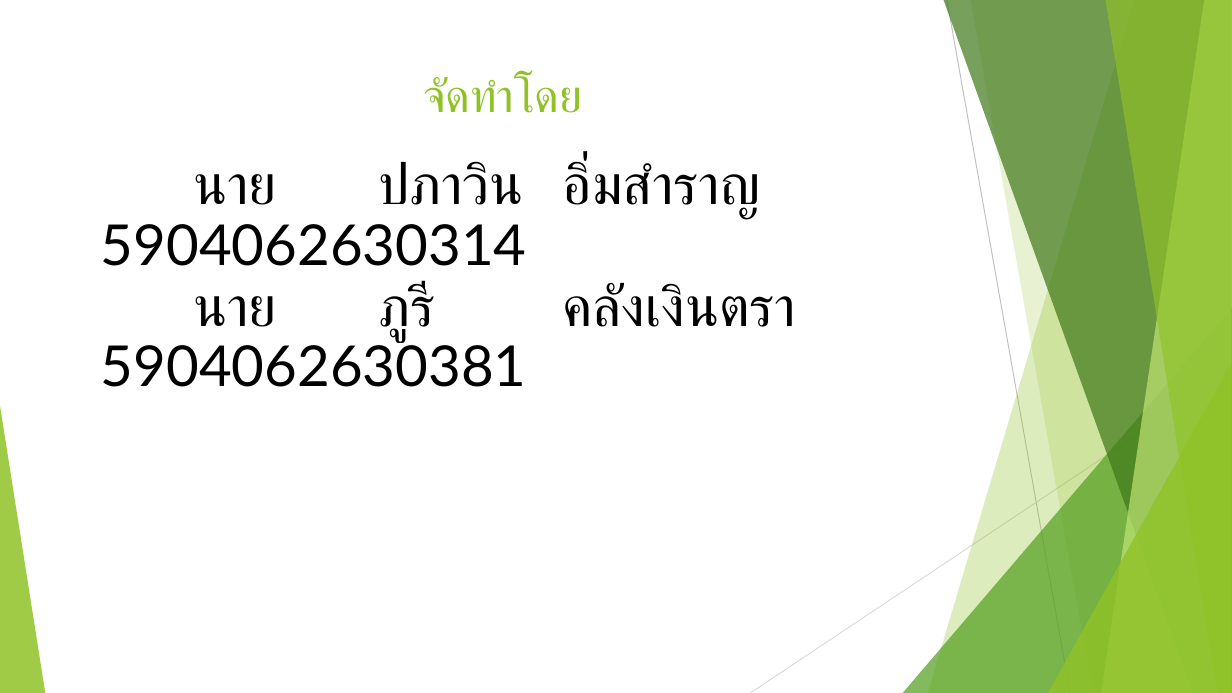
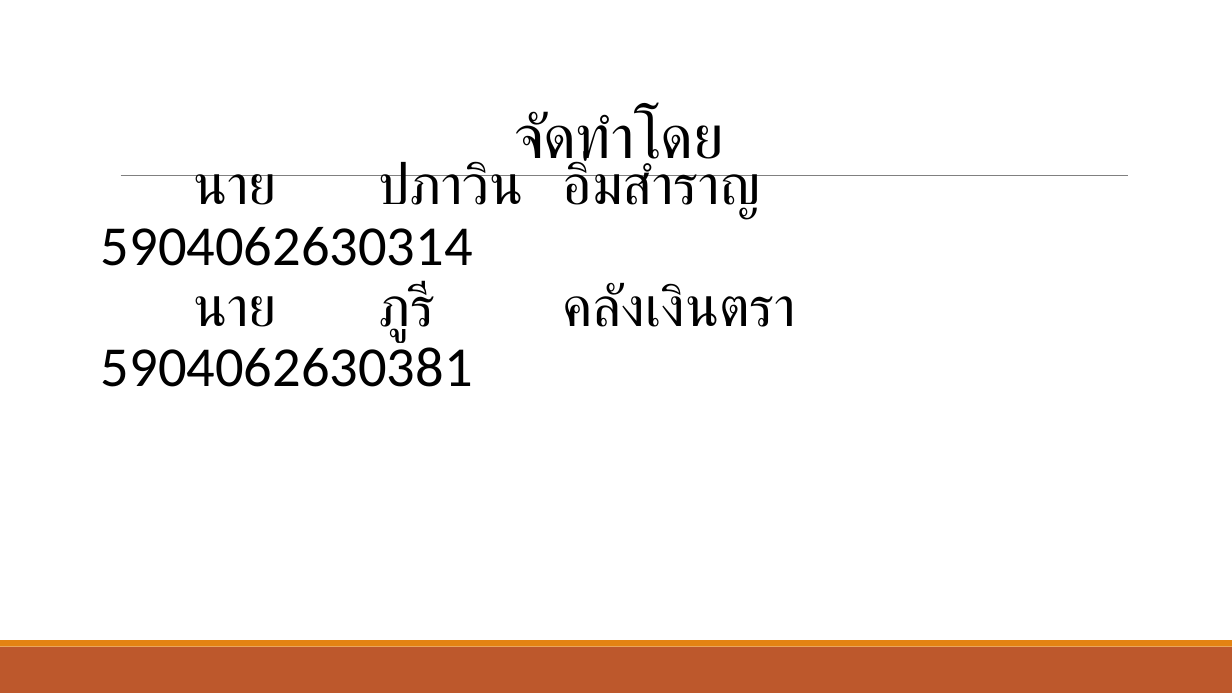
Before and after one commit to entenxl123/New, a slide deck: slide 2 of PROJECT.pptx. Drawn at 1232x693 pixels with LibreOffice and Linux fonts; fonts in the diff are those of the drawing. Boxes give left, top, right and bottom in pixels: in the first picture for what was removed or moved away, otherwise in the second. Text is boxed around its words. In the diff, an @@ line names an element or a change of style, - is before the commit and + after.

```diff
--- a/PROJECT.pptx
+++ b/PROJECT.pptx
@@ title "จัดทำโดย": place and size @@
-title "จัดทำโดย" at box(423, 76, 582, 113)
+title "จัดทำโดย" at box(515, 110, 724, 175)
@@ title "จัดทำโดย" at box(515, 110, 724, 175): size 36 to 48 pt, font Lato to Calibri, text colour #90C226 to #000000, letter spacing 0 to -0.5 pt; line spacing 1 to 0.85; vertical alignment top to bottom @@
@@ text "นาย ปภาวิน อิ่มสำราญ 5904062630314" at box(101, 159, 796, 387): font Lato to Calibri @@
@@ line added from (121, 176) to (1128, 176), #808080 0.5 pt @@
@@ group removed at box(0, 0, 1232, 693): 5 freeform shapes, 3 triangles, 2 lines @@
@@ rectangle added at box(0, 647, 1232, 693), fill #BD582C @@
@@ rectangle added at box(0, 640, 1232, 647), fill #E48312 @@
```
Also in this commit, not shown: 4 other slides changed, 5 slides added, 4 slides removed, 2 other files.
